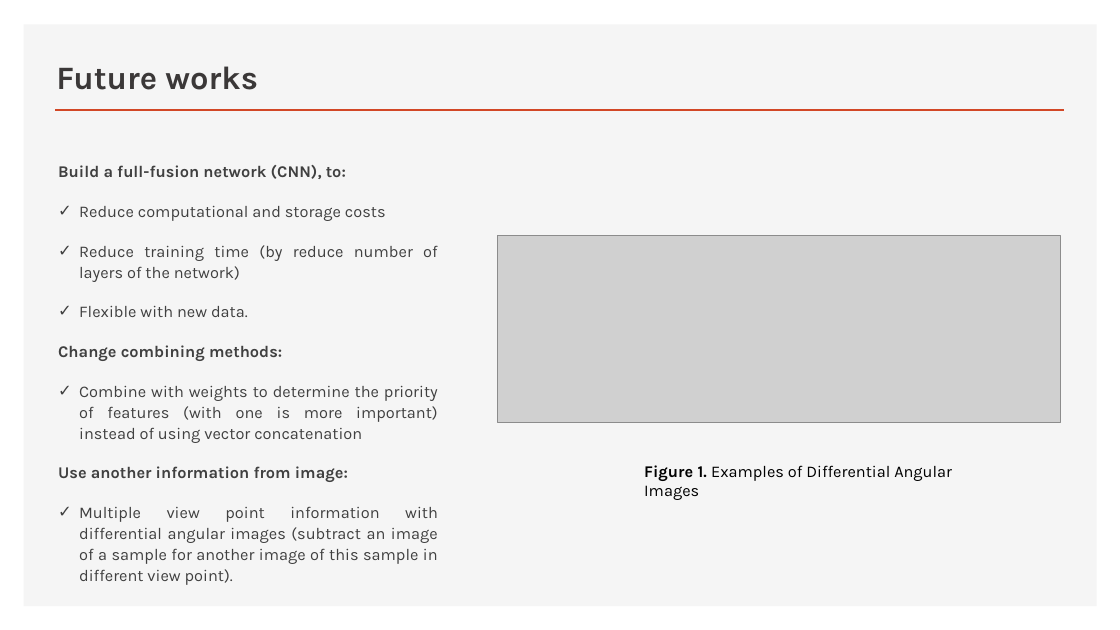
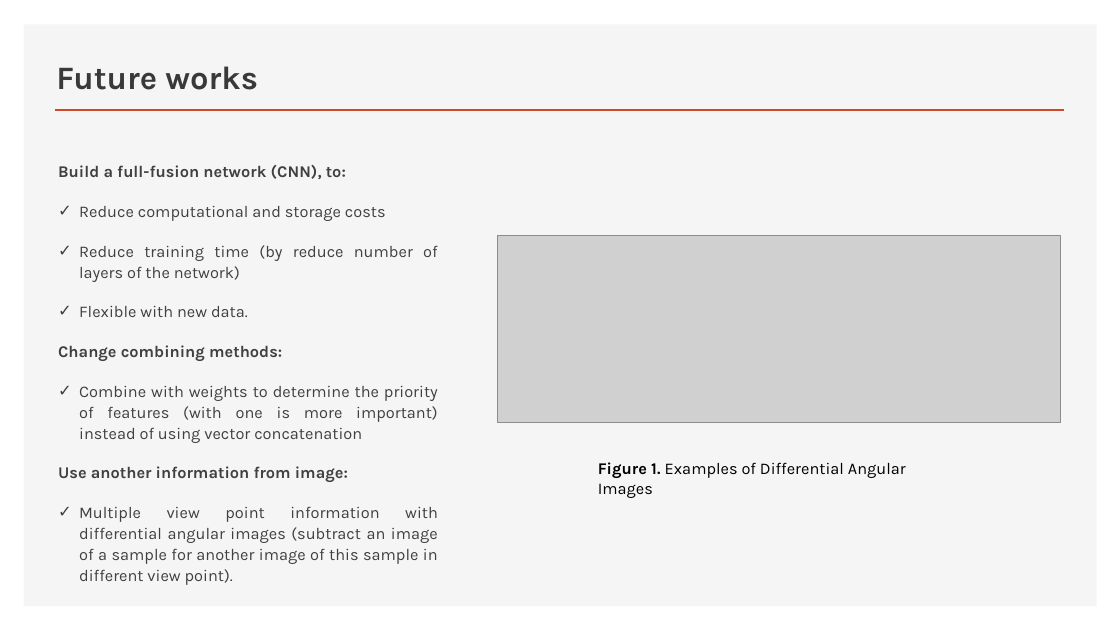
Before and after one commit to truongphucanh/material-classification, a slide deck: slide 22 of summary/thesis/thesis.pptx. Drawn at 1120x630 pixels with LibreOffice and Linux fonts; fonts in the diff are those of the drawing; grey boxes stand for pictures. Boxes give left, top, right and bottom in pixels: in the first picture for what was removed or moved away, otherwise in the second. Text is boxed around its words. In the diff, an @@ line names an element or a change of style, - is before the commit and + after.

```diff
--- a/summary/thesis/thesis.pptx
+++ b/summary/thesis/thesis.pptx
@@ text "Figure 1. Examples of Differential ..." moved from (x1=644, y1=465, x2=952, y2=500) to (x1=598, y1=462, x2=906, y2=498) @@
```
Also in this commit, not shown: 3 other slides changed, 3 other files.
